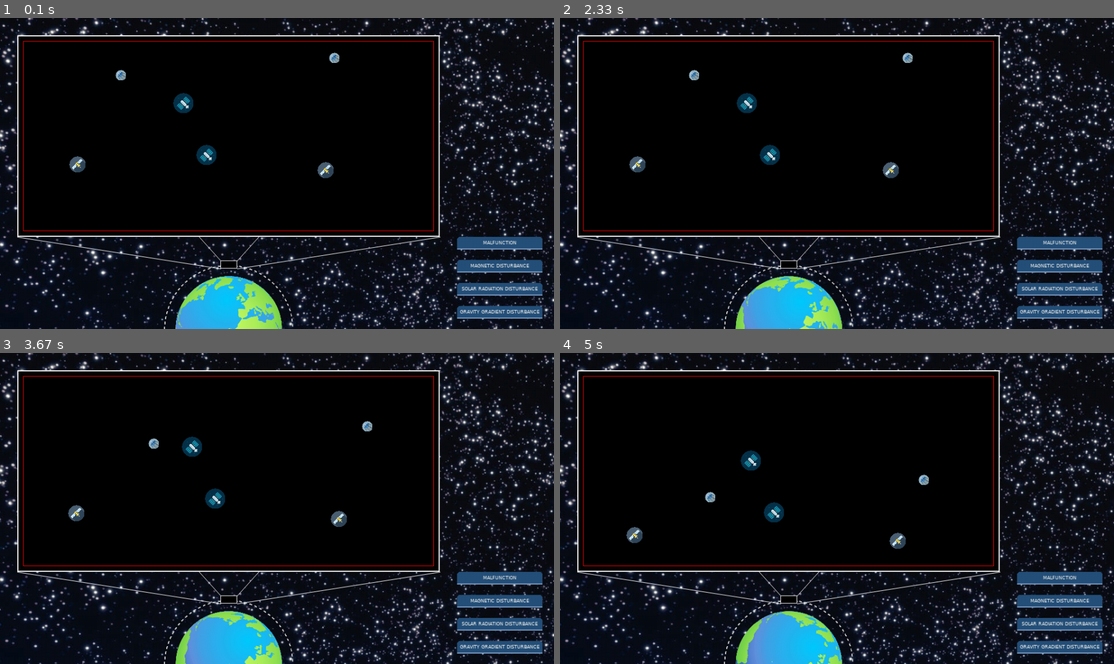
Above: before the commit, frames 1-4 (two rows, left to right).
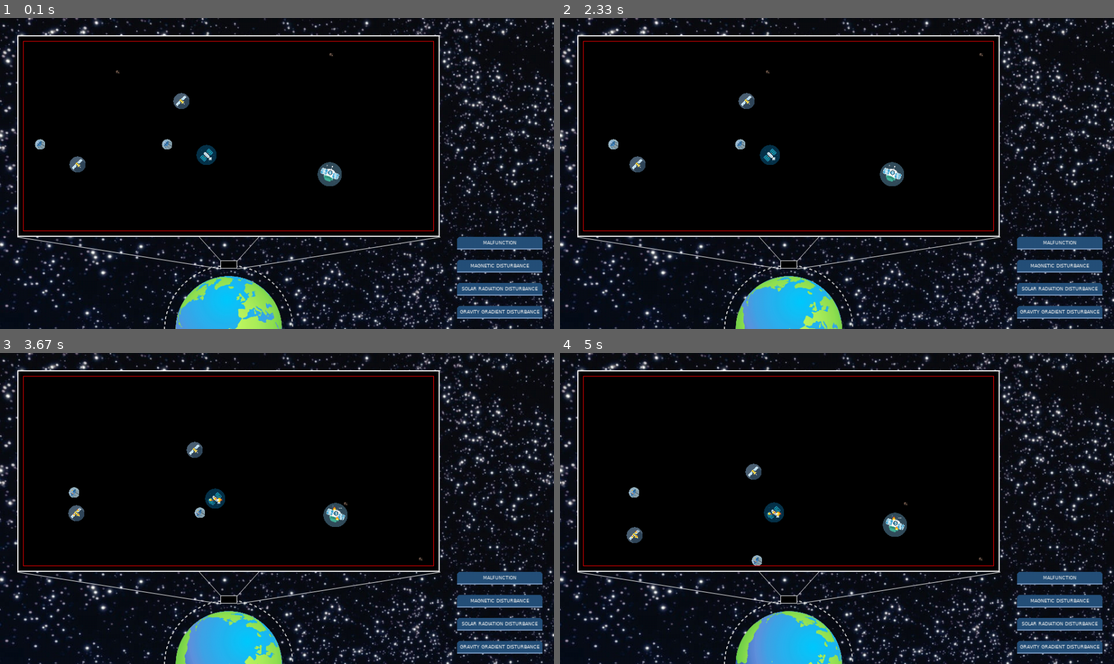
Above: after the commit, the same moments.

Repository: WesselOost/SatelliteSimulation2D
Game: pygame game, started from SatelliteSimulation/main.py
Same seed, same stepped clock (60 frames per second), same inputs: the game is played once before the commit and once after it.
Inputs (mouse positions are in pixels of both pictures, inside the frame that each line leads up to):
- Up to frame 1 (0.1 s): no input
- Up to frame 2 (2.33 s): click (1041, 282) at 1.88 s; click (848, 67) at 2.22 s
- Up to frame 3 (3.67 s): click (487, 626) at 3.05 s; click (199, 443) at 3.38 s
- Up to frame 4 (5 s): click (953, 452) at 4.72 s

The runs differ from the first frame. In frame 1, 0.7% of the frame differs, in the area x 6-62%, y 11-55%; in frame 2, 0.7%; in frame 3, 0.7%; in frame 4, 0.9%, in the area x 12-77%, y 31-69%.

Commit message:
added space junk as crashed satellite object

Diff:
--- a/SatelliteSimulation/controller/controller.py
+++ b/SatelliteSimulation/controller/controller.py
@@ -35,7 +35,7 @@
         self.gui = GUI(controller=self, width=1920, height=1080)
         border_parameters = self.gui.get_satellite_border()
 
-        self.space = Space(satelliteAmount=random.randint(2, 15),
+        self.space = Space(satelliteAmount=random.randint(5, 15),
                         border_corner_x=border_parameters[0],
                         border_corner_y=border_parameters[1],
                         border_width=border_parameters[2],
--- a/SatelliteSimulation/model/model.py
+++ b/SatelliteSimulation/model/model.py
@@ -17,12 +17,12 @@
 import math
 import time
 
-from SatelliteSimulation.model.satellite import Satellite, SatelliteA, SatelliteB, SatelliteC, SatelliteD
+from SatelliteSimulation.model.satellite import *
 # =========================================================================== #
 #  SECTION: Global definitions
 # =========================================================================== #
 ABSOLUTE_PATH = os.path.abspath(os.path.dirname(__file__))
-SATELLITE_TYPE_AMOUNT = 4
+SATELLITE_TYPE_AMOUNT = 5
 
 
 # =========================================================================== #
@@ -180,9 +180,9 @@
             if other_satellite is not satellite:
                 distance = calculate_distance(
                     other_satellite.get_center(), satellite.get_center())
-
                 if distance <= satellite.observanceRadius:
                     visible_satellites.append(other_satellite)
+
         return visible_satellites
 
 
@@ -204,6 +204,8 @@
             return SatelliteC(position_x, position_y, math.ceil(default_size * 1.2))
         if satellite_type == 4:
             return SatelliteD(position_x, position_y, math.ceil(default_size * 0.5))
+        if satellite_type == 5:
+            return SpaceJunk(position_x, position_y, math.ceil(default_size * 0.2))
 
 
     def __no_overlapp(self, new_satellite: Satellite, satellites: list) -> bool:
--- a/SatelliteSimulation/model/satellite.py
+++ b/SatelliteSimulation/model/satellite.py
@@ -12,7 +12,9 @@
 # =========================================================================== #
 #  SECTION: Imports
 # =========================================================================== #
+
 from SatelliteSimulation.model.model import *
+
 
 # =========================================================================== #
 #  SECTION: Global definitions
@@ -50,16 +52,16 @@
     # ----------------------------------------------------------------------- #
     #  SUBSECTION: Getter/Setter
     # ----------------------------------------------------------------------- #
+
     def get_center(self) -> tuple:
         return self.x+self.size/2, self.y+self.size/2
-
 
     # ----------------------------------------------------------------------- #
     #  SUBSECTION: Public Methods
     # ----------------------------------------------------------------------- #
+
     def moveTo(self, new_x: int, new_y: int):
         pass
-
 
     def check_satellite_status(self):
         if not self.isCrashed:
@@ -71,6 +73,13 @@
     # ----------------------------------------------------------------------- #
     #  SUBSECTION: Private Methods
     # ----------------------------------------------------------------------- #
+
+    def __track_satellites(self):
+        dangerZoneDict = dict()
+        for satellite in self.visible_satellites:
+            if calculate_distance(self.get_center(), satellite.get_center()) <= self.dangerZoneRadius:
+                dangerZoneDict[satellite] = satellite.get_center()
+
 
 # =========================================================================== #
 #  SECTION: Satellite types A-D
@@ -97,9 +106,18 @@
         super().__init__(x, y, weight=40, size=size)
 
 
+class SpaceJunk(Satellite):
+    def __init__(self, x: int, y: int, size: int):
+        super().__init__(x, y, weight=10, size=size)
+        self.isCrashed = True
+
+
+
 # =========================================================================== #
 #  SECTION: Function definitions
 # =========================================================================== #
+
+
 def calculate_distance(coord_A: tuple, coords_B: tuple) -> float:
     return math.sqrt((coords_B[0] - coord_A[0]) ** 2 + (coords_B[1] - coord_A[1]) ** 2)
 
@@ -107,5 +125,6 @@
 #  SECTION: Main Body
 # =========================================================================== #
 
+
 if __name__ == '__main__':
     pass
--- a/SatelliteSimulation/view/earth.py
+++ b/SatelliteSimulation/view/earth.py
@@ -82,7 +82,7 @@
     def __rotate_and_draw_earth(self):
         self.__earth_img_angle -= 0.2
         earth_img_rotated = pygame.transform.rotozoom(EARTH_IMG, self.__earth_img_angle,
-                                                      self.__earth_scale)
+                                                    self.__earth_scale)
         image_position = (self.__surface.get_width() - earth_img_rotated.get_width()) // 2 - self.__earth_offset_x, \
                          self.__surface.get_height() - earth_img_rotated.get_height() // 2
         self.__surface.blit(earth_img_rotated, image_position)
--- a/SatelliteSimulation/view/view.py
+++ b/SatelliteSimulation/view/view.py
@@ -14,6 +14,7 @@
 # =========================================================================== #
 import pygame
 import os
+from SatelliteSimulation.model.satellite import SpaceJunk
 
 from SatelliteSimulation.view.disturbance_buttons import DisturbanceButtons
 from SatelliteSimulation.view.earth import Earth
@@ -45,6 +46,9 @@
     ABSOLUTE_PATH, "Assets", "satellite3_crashed.png"))
 SATELLITE_4_CRASHED = pygame.image.load(os.path.join(
     ABSOLUTE_PATH, "Assets", "satellite4_crashed.png"))
+
+ASTEROID_1 = pygame.image.load(os.path.join(
+    ABSOLUTE_PATH, "Assets", "asteroid1.png"))
 
 
 # =========================================================================== #
@@ -78,6 +82,7 @@
         SATELLITE_2_CRASHED.convert()
         SATELLITE_3_CRASHED.convert()
         SATELLITE_4_CRASHED.convert()
+        ASTEROID_1.convert()
 
         self.__controller = controller
 
@@ -244,6 +249,8 @@
                 satellite_img = SATELLITE_4_CRASHED
             else:
                 satellite_img = SATELLITE_4
+        elif isinstance(satellite, SpaceJunk):
+            satellite_img = ASTEROID_1
         satellite_img = pygame.transform.scale(satellite_img, (satellite.size, satellite.size))
         self.__surface.blit(satellite_img, (satellite.x, satellite.y))
 
Binary file added: SatelliteSimulation/Assets/asteroid1.png
